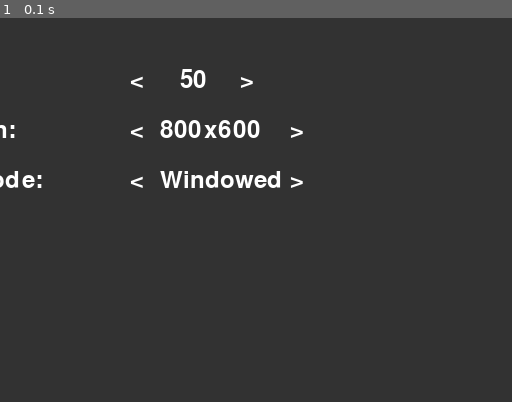
Above: before the commit, frame 1.
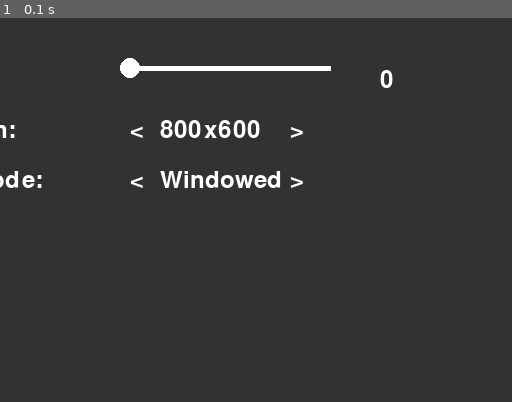
Above: after the commit, the same moment.

Repository: Kikii95/JV-Mini_Studio
Game: pygame game, started from Test_PyGame/Parametre.py
Same seed, same stepped clock (60 frames per second), same inputs: the game is played once before the commit and once after it.
Inputs:
- Up to frame 1 (0.1 s): no input
The pictures show only the part of the screen within x 17-67%, y 0-50%; the shares and areas given below are measured in that part.

The runs differ from the first frame. In frame 1, 0.9% of the frame differs, in the area x 23-77%, y 10-19%.

Commit message:
Add files via upload

Diff:
--- /dev/null
+++ b/Test_PyGame/Album.py
@@ -0,0 +1,110 @@
+import pygame, sys
+class PhotoAlbum:
+    def __init__(self, screen):
+        self.screen = screen
+        self.visible = False
+        self.current_page = 0
+        self.screen_width, self.screen_height = self.screen.get_size()
+        self.album_background = pygame.transform.scale(pygame.image.load('album_background.png'), (self.screen_width, self.screen_height))  # Chargement arrière-plan de l'album
+        self.next_button = pygame.transform.scale(pygame.image.load('next_button.png'), (50, 50))  # Chargement bouton suivant
+        self.prev_button = pygame.transform.scale(pygame.image.load('prev_button.png'), (50, 50))  # Chargement bouton précédent
+        self.close_button = pygame.transform.scale(pygame.image.load('close_button.png'), (50, 50))  # Chargement bouton de fermeture
+        self.pages = [[(pygame.transform.scale(pygame.image.load('photo1.png'), (self.screen_width//3, self.screen_height//3)), (self.screen_width//6, self.screen_height//4)),  # Chargement des photos
+                (pygame.transform.scale(pygame.image.load('photo2.png'), (self.screen_width//3, self.screen_height//3)), (self.screen_width//2, self.screen_height//2))],
+                [(pygame.transform.scale(pygame.image.load('photo3.png'), (self.screen_width//3, self.screen_height//3)), (self.screen_width//6, self.screen_height//4)),
+                (pygame.transform.scale(pygame.image.load('photo4.png'), (self.screen_width//3, self.screen_height//3)), (self.screen_width//2, self.screen_height//2))]]
+        self.hovered_photo = None
+        self.clicked_photo = None
+        self.back_button = pygame.transform.scale(pygame.image.load('prev_button.png'), (50, 50))
+        self.transparent_background = pygame.Surface((self.screen_width, self.screen_height), pygame.SRCALPHA)
+        self.transparent_background.fill((128, 128, 128, 128))
+
+
+    def handle_mouse_motion(self, event):
+        if event.type == pygame.MOUSEMOTION:
+            x, y = pygame.mouse.get_pos()
+            if self.visible:
+                self.hovered_photo = None
+                for photo, position in self.pages[self.current_page]:
+                    if photo.get_rect(topleft=position).collidepoint(x, y):
+                        self.hovered_photo = photo, position
+                        break
+
+    def handle_event(self, event):
+        if event.type == pygame.MOUSEBUTTONDOWN:
+            x, y = pygame.mouse.get_pos()
+            if self.visible:
+                if self.clicked_photo and self.back_button.get_rect(topleft=(10, 10)).collidepoint(x, y):
+                    self.clicked_photo = None
+                elif not self.clicked_photo:
+                    if self.close_button.get_rect(topleft=(10, 10)).collidepoint(x, y):
+                        self.visible = False
+                    elif self.current_page < len(self.pages) - 1 and self.next_button.get_rect(topleft=(self.screen_width - 60, self.screen_height - 60)).collidepoint(x, y):
+                        self.current_page += 1
+                    elif self.current_page > 0 and self.prev_button.get_rect(topleft=(10, self.screen_height - 60)).collidepoint(x, y):
+                        self.current_page -= 1
+                    else:
+                        for photo, position in self.pages[self.current_page]:
+                            if photo.get_rect(topleft=position).collidepoint(x, y):
+                                self.clicked_photo = pygame.transform.scale(photo, (self.screen_width, self.screen_height))
+                                break
+
+
+    def draw(self):
+        if self.visible:
+            if self.clicked_photo:
+                self.screen.blit(self.transparent_background, (0, 0))
+                self.screen.blit(self.clicked_photo, (0, 0))
+                self.screen.blit(self.back_button, (10, 10))
+            else:
+                #arrière-plan de l'album
+                self.screen.blit(self.album_background, (0, 0))
+                #chaque photo de la page actuelle
+                for photo, position in self.pages[self.current_page]:
+                    if (photo, position) == self.hovered_photo:
+                        self.screen.blit(pygame.transform.scale(photo, (photo.get_width() + 10, photo.get_height() + 10)), position)
+                    else:
+                        self.screen.blit(photo, position)
+                #bouton suivant si ce n'est pas la dernière page
+                if self.current_page < len(self.pages) - 1:
+                    self.screen.blit(self.next_button, (self.screen_width - 60, self.screen_height - 60))
+                #bouton précédent si ce n'est pas la première page
+                if self.current_page > 0:
+                    self.screen.blit(self.prev_button, (10, self.screen_height - 60))
+                #bouton de fermeture
+                self.screen.blit(self.close_button, (10, 10))
+
+    def toggle(self):
+        self.visible = not self.visible
+
+
+
+def main():
+    pygame.init()
+    screen = pygame.display.set_mode((800, 600))
+    clock = pygame.time.Clock()
+
+    album = PhotoAlbum(screen)
+    while True:
+        for event in pygame.event.get():
+            if event.type == pygame.QUIT:
+                pygame.quit()
+                sys.exit()
+            elif event.type == pygame.KEYDOWN:
+                if event.key == pygame.K_a:
+                    album.toggle()
+
+            album.handle_event(event)
+            album.handle_mouse_motion(event)
+
+        screen.fill((0, 0, 0))
+
+        # Dessiner
+
+        album.draw()
+
+        pygame.display.flip()
+        clock.tick(60)
+
+if __name__ == "__main__":
+    main()
--- a/Test_PyGame/Parametre.py
+++ b/Test_PyGame/Parametre.py
@@ -1,7 +1,24 @@
 import pygame, sys
+class Slider:
+    def __init__(self, min_val, max_val, x, y, width):
+        self.min = min_val
+        self.max = max_val
+        self.value = min_val
+        self.pos = (x, y)
+        self.width = width
+        self.slider_pos = x  # Initial position of the slider
+
+    def draw(self, screen):
+        pygame.draw.line(screen, WHITE, self.pos, (self.pos[0] + self.width, self.pos[1]), 5)
+        pygame.draw.circle(screen, WHITE, (self.slider_pos, self.pos[1]), 10)
+
+    def move(self, x):
+        self.slider_pos = max(self.pos[0], min(x, self.pos[0] + self.width))
+        self.value = self.min + (self.max - self.min) * ((self.slider_pos - self.pos[0]) / self.width)
 
 pygame.init()
 
+volume_slider = Slider(0, 100, 300, 50, 200)  # Create a slider from 0 to 100 at position (300, 50) with width 200
 WIDTH, HEIGHT = 800, 600
 FONT = pygame.font.Font(None, 36)
 WHITE = (255, 255, 255)
@@ -22,13 +39,12 @@
 def draw_settings():
     screen.fill(GRAY)
     draw_text("Volume:", 50, 50)
+    draw_text(str(int(volume_slider.value)), 550, 50)  # Display the volume value
+    volume_slider.draw(screen)  # Draw the slider
     draw_text("Resolution:", 50, 100)
     draw_text("Screen Mode:", 50, 150)
     draw_text("Cancel", 50, 200)
     draw_text("Apply", 50, 250)
-    draw_text("<", 300, 50)
-    draw_text(str(settings['volume']), 350, 50)
-    draw_text(">", 410, 50)
     draw_text("<", 300, 100)
     draw_text(f"{settings['resolution'][0]}x{settings['resolution'][1]}", 330, 100)
     draw_text(">", 460, 100)
@@ -45,12 +61,7 @@
         elif 250 <= y <= 285:
             apply_settings()
     elif 300 <= x <= 325:
-        if 50 <= y <= 85:
-            settings['volume'] = max(0, settings['volume'] - 10)
-    elif 410 <= x <= 435:
-        if 50 <= y <= 85:
-            settings['volume'] = min(100, settings['volume'] + 10)
-        elif 100 <= y <= 135:
+        if 100 <= y <= 135:
             settings['resolution'] = (800, 600) if settings['resolution'] == (1024, 768) else (1024, 768)
         elif 150 <= y <= 185:
             settings['screen_mode'] = "Fullscreen" if settings['screen_mode'] == "Windowed" else "Windowed"
@@ -59,8 +70,8 @@
             settings['resolution'] = (1024, 768) if settings['resolution'] == (800, 600) else (800, 600)
         elif 150 <= y <= 185:
             settings['screen_mode'] = "Windowed" if settings['screen_mode'] == "Fullscreen" else "Fullscreen"
-
-
+    if 300 <= x <= 500 and 45 <= y <= 55:  # Check if click is within the slider
+        volume_slider.move(x)  # Move the slider to the click position
 def apply_settings():
     global screen
     if settings['screen_mode'] == "Fullscreen":
@@ -76,7 +87,11 @@
             running = False
         elif event.type == pygame.MOUSEBUTTONDOWN:
             handle_click(pygame.mouse.get_pos())
+        elif event.type == pygame.MOUSEMOTION:  # Handle slider movement when mouse is dragged
+            if pygame.mouse.get_pressed()[0]:  # If left mouse button is pressed
+                handle_click(pygame.mouse.get_pos())
 
+    settings['volume'] = volume_slider.value  # Update the volume setting from the slider value
     draw_settings()
     pygame.display.flip()
 
Binary file added: Test_PyGame/album_background.png
Binary file added: Test_PyGame/next_button.png
Binary file added: Test_PyGame/photo1.png
Binary file added: Test_PyGame/photo2.png
Binary file added: Test_PyGame/photo3.png
Binary file added: Test_PyGame/photo4.png
Binary file added: Test_PyGame/prev_button.png
